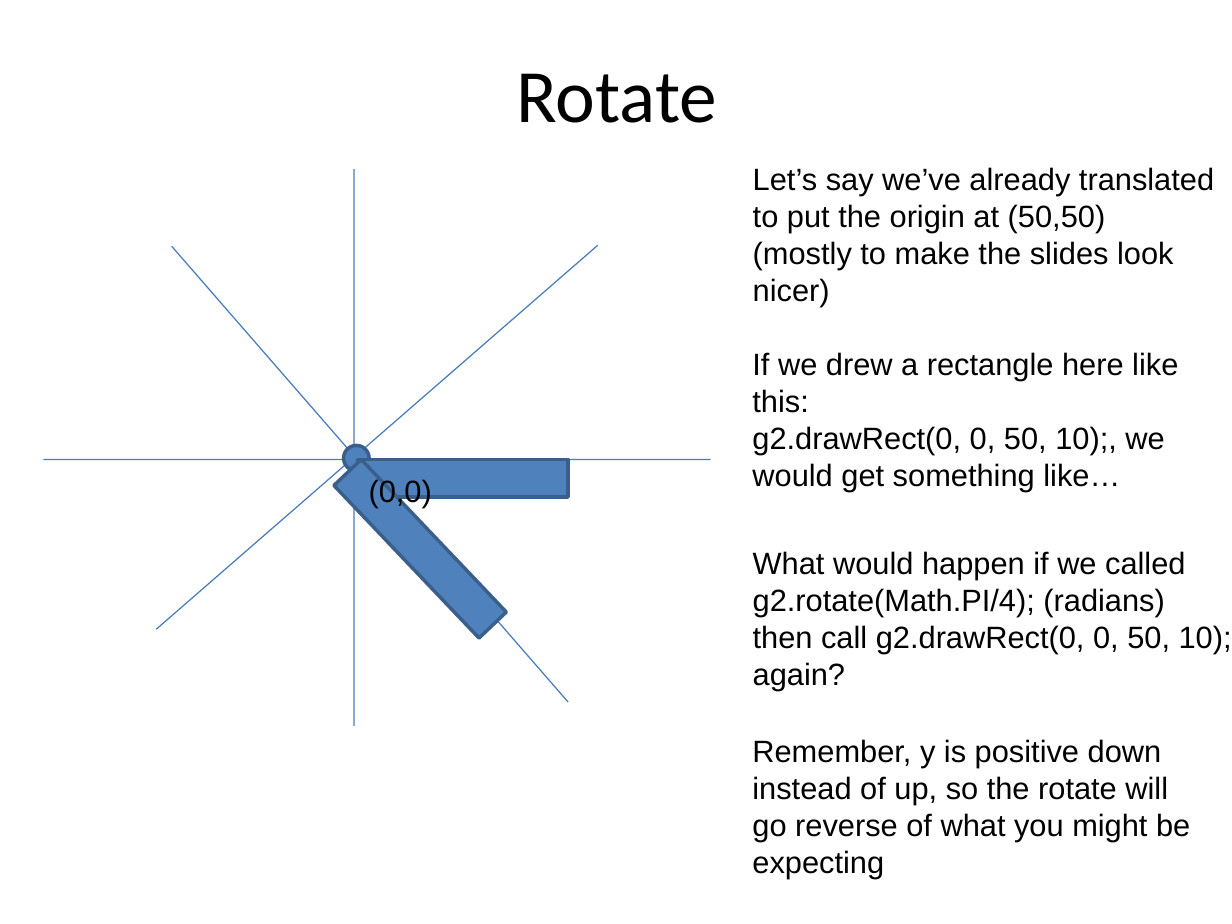
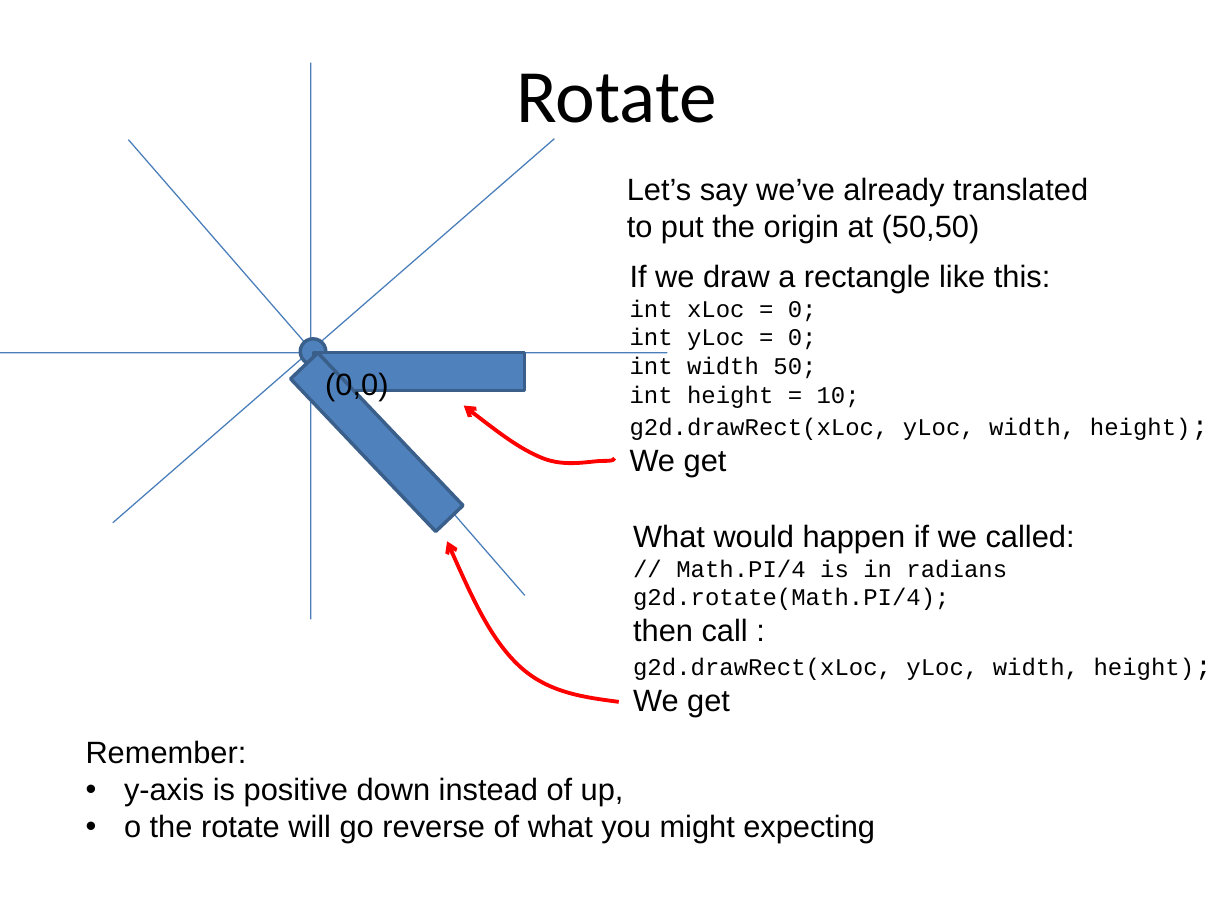
Before and after one commit to RHIT-CSSE/csse220, a slide deck: slide 11 of ClassMaterials/IntroToGraphics/Slides/Graphics.pptx (slide 10 before the commit). Drawn at 1232x924 pixels with LibreOffice and Linux fonts; fonts in the diff are those of the drawing. Boxes give left, top, right and bottom in pixels: in the first picture for what was removed or moved away, otherwise in the second. Text is boxed around its words. In the diff, an @@ line names an element or a change of style, - is before the commit and + after.

Commit message:
update slides

```diff
--- a/ClassMaterials/IntroToGraphics/Slides/Graphics.pptx
+++ b/ClassMaterials/IntroToGraphics/Slides/Graphics.pptx
@@ text "Let’s say we’ve already translated" moved from (x1=753, y1=167, x2=1214, y2=307) to (x1=627, y1=177, x2=1088, y2=243) @@
@@ text at (x1=630, y1=264, x2=1191, y2=477): text changed; size 18 to 14 pt; font Arial to Courier New @@
-If we drew a rectangle here like
-this:
-g2.drawRect(0, 0, 50, 10);, we
-would get something like…
+If we draw a rectangle like this:
+int xLoc = 0;
+int yLoc = 0;
+int width 50;
+int height = 10;
+g2d.drawRect(xLoc, yLoc, width, height);
+We get
@@ text at (x1=753, y1=241, x2=1173, y2=307): paragraphs removed @@
-(mostly to make the slides look
-nicer)
@@ line moved from (43, 460) - (711, 460) to (0, 352) - (668, 352) @@
@@ 3 lines, 1 text, 1 rectangle, 1 ellipse moved together from (x1=156, y1=169, x2=598, y2=726) to (x1=113, y1=63, x2=554, y2=620) @@
@@ rectangle moved from (x1=357, y1=460, x2=568, y2=498) to (x1=314, y1=352, x2=525, y2=391) @@
@@ freeform shape added at (x1=463, y1=405, x2=614, y2=463), outline #FF0000 2.25 pt @@
@@ text at (x1=633, y1=524, x2=1195, y2=716): text changed; size 18 to 14 pt; font Arial to Courier New @@
-What would happen if we called
-g2.rotate(Math.PI/4); (radians)
-then call g2.drawRect(0, 0, 50, 10);
-again?
+What would happen if we called:
+// Math.PI/4 is in radians
+g2d.rotate(Math.PI/4);
+then call :
+g2d.drawRect(xLoc, yLoc, width, height);
+We get
@@ freeform shape added at (x1=447, y1=541, x2=618, y2=701), outline #FF0000 2.25 pt @@
@@ text at (x1=86, y1=740, x2=875, y2=843): text changed @@
-Remember, y is positive down
-instead of up, so the rotate will
-go reverse of what you might be
-expecting
+Remember:
+• y-axis is positive down instead of up,
+• o the rotate will go reverse of what you might expecting
```
Also in this commit, not shown: 7 other slides changed, 4 slides added, 2 slides removed.
